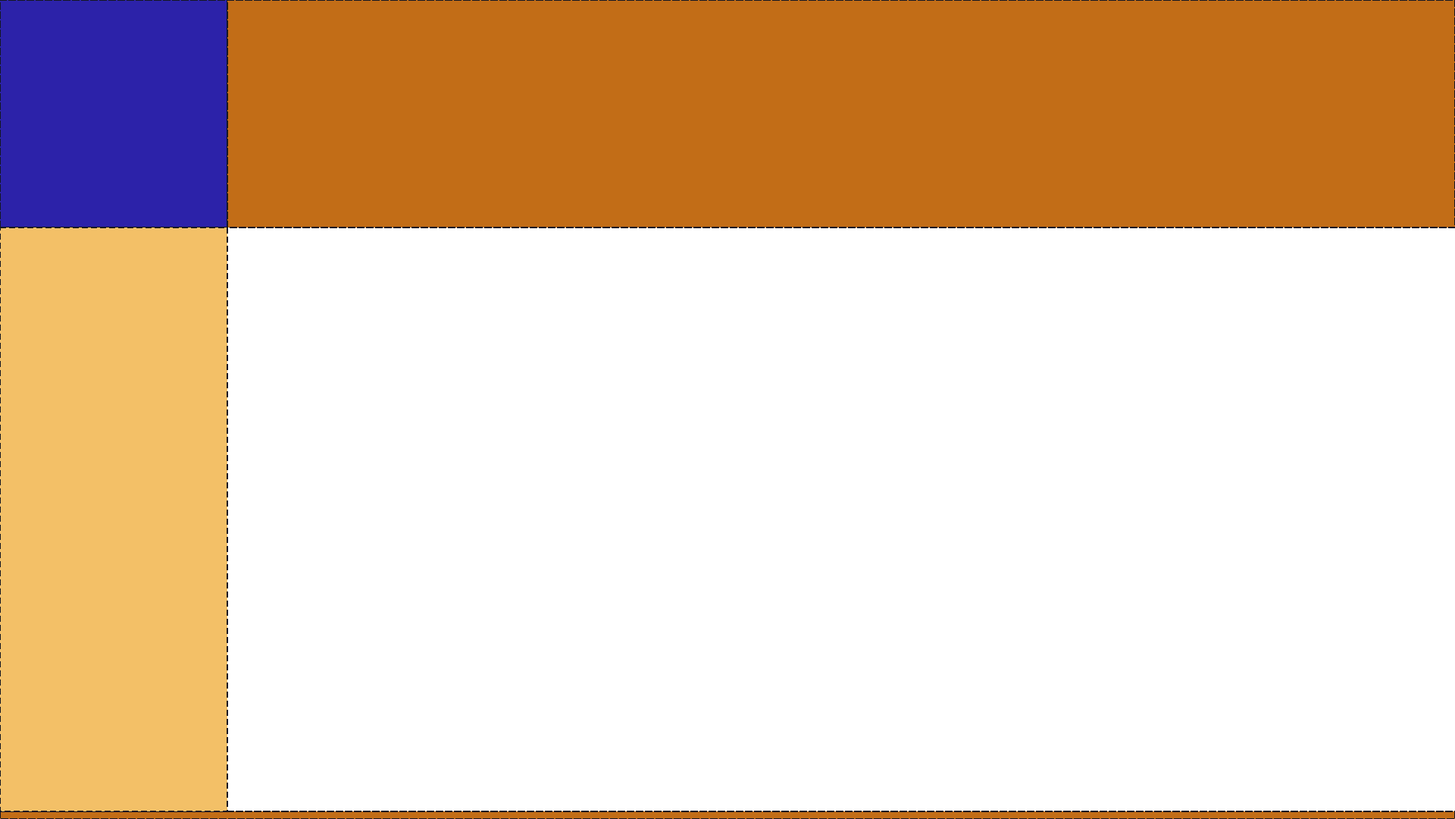
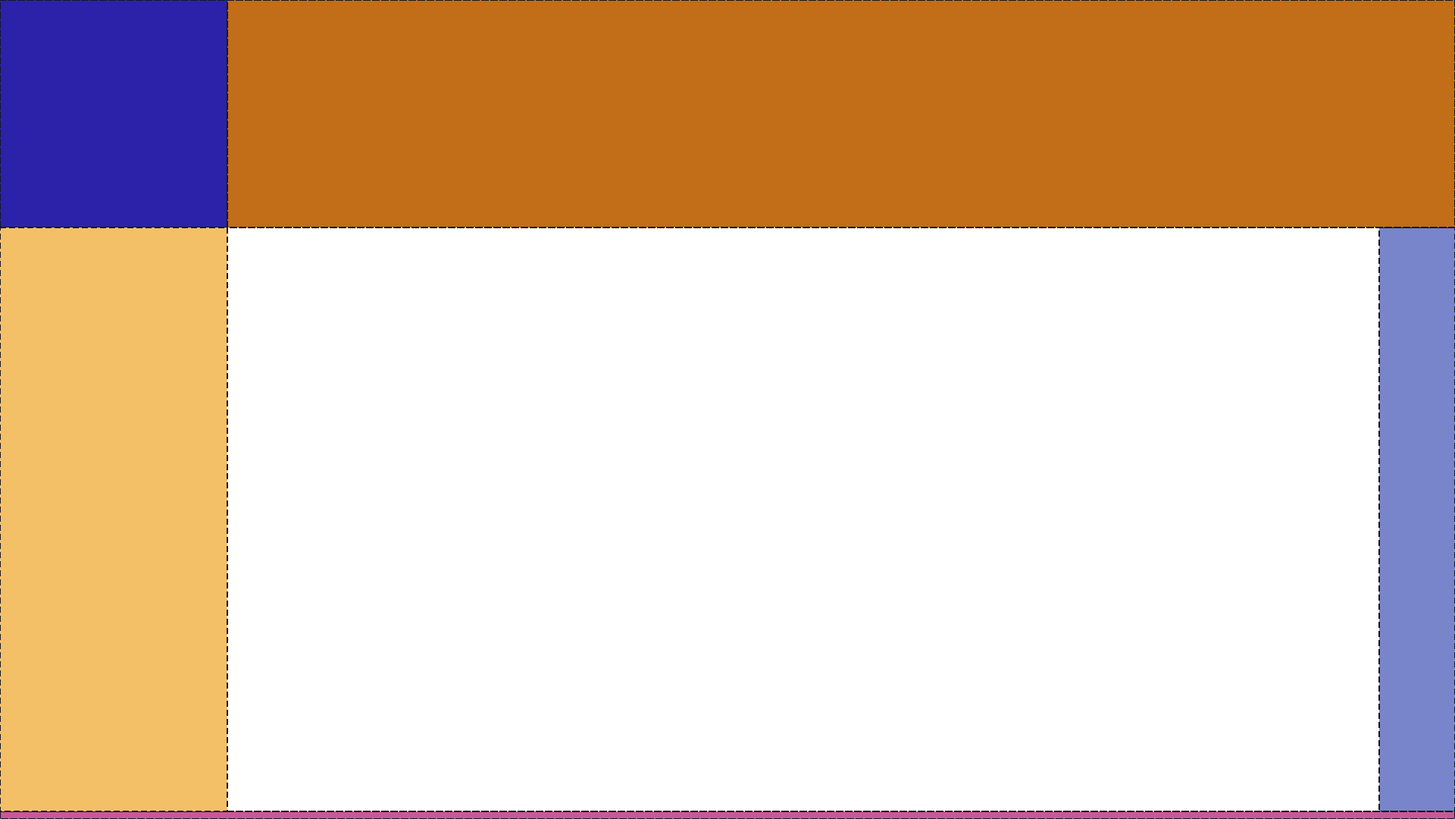
The second 1455 x 819 image is a revision of the first. Changes to its layers:
pixels changed over (x1=0, y1=227, x2=1455, y2=819) (layer not identified)
